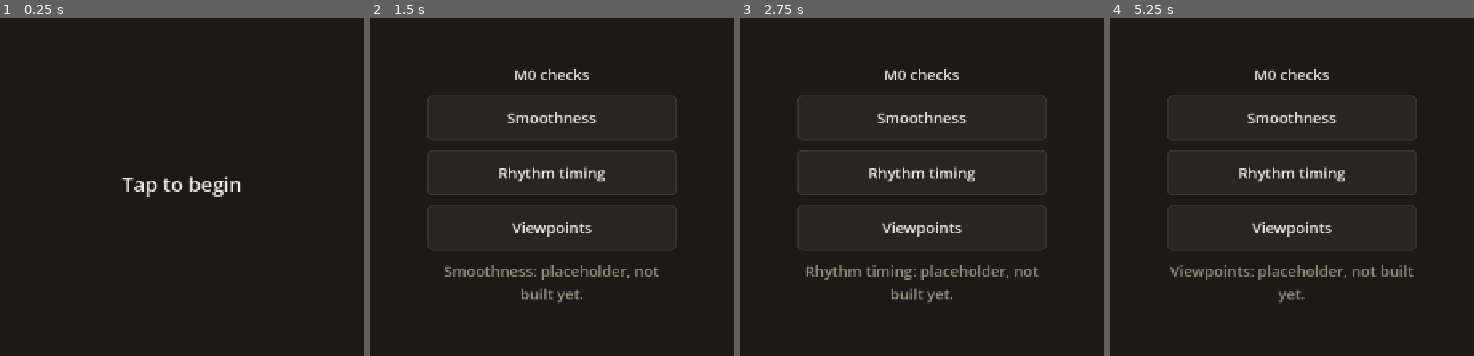
Above: before the commit, frames 1-4 (left to right).
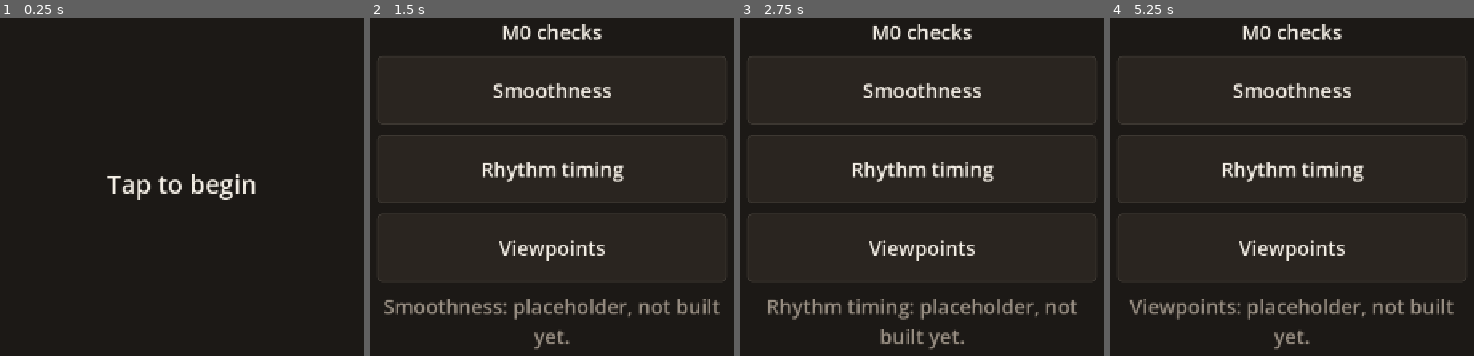
Above: after the commit, the same moments.

Repository: dsickles/Threshold
Game: Godot game, scene res://scenes/ui/m0_menu.tscn
Same seed, same stepped clock (60 frames per second), same inputs: the game is played once before the commit and once after it.
Inputs:
- Up to frame 1 (0.25 s): no input
- Up to frame 2 (1.5 s): click "Tap to begin" at 0.5 s; click "Smoothness" at 1.25 s
- Up to frame 3 (2.75 s): click "Rhythm timing" at 2 s
- Up to frame 4 (5.25 s): click "Viewpoints" at 2.75 s; click "Smoothness" at 3.5 s; click "Rhythm timing" at 4.25 s; click "Viewpoints" at 5 s

The runs differ from the first frame. In frame 1, 1.3% of the frame differs, in the area x 29-71%, y 46-54%; in frame 2, 8.4%; in frame 3, 8.7%, in the area x 2-98%, y 1-99%; in frame 4, 8.3%.

Commit message:
Enlarge M0 menu buttons to stay over 44px on a sideways iPhone; add local web preview config
Co-Authored-By: Claude Opus 5.5 <noreply@anthropic.com>

Diff:
--- a/game/scenes/ui/m0_menu.tscn
+++ b/game/scenes/ui/m0_menu.tscn
@@ -47,7 +47,7 @@
 corner_radius_bottom_left = 8
 
 [sub_resource type="Theme" id="Theme_m0"]
-default_font_size = 24
+default_font_size = 32
 Button/colors/font_color = Color(0.957, 0.937, 0.902, 1)
 Button/colors/font_hover_color = Color(0.957, 0.937, 0.902, 1)
 Button/colors/font_pressed_color = Color(0.957, 0.937, 0.902, 1)
@@ -88,23 +88,23 @@
 anchor_bottom = 1.0
 grow_horizontal = 2
 grow_vertical = 2
-theme_override_font_sizes/font_size = 32
+theme_override_font_sizes/font_size = 40
 text = "Tap to begin"
 flat = true
 
 [node name="Menu" type="VBoxContainer" parent="."]
 unique_name_in_owner = true
-custom_minimum_size = Vector2(400, 0)
+custom_minimum_size = Vector2(560, 0)
 layout_mode = 1
 anchors_preset = 8
 anchor_left = 0.5
 anchor_top = 0.5
 anchor_right = 0.5
 anchor_bottom = 0.5
-offset_left = -200.0
-offset_top = -180.0
-offset_right = 200.0
-offset_bottom = 180.0
+offset_left = -280.0
+offset_top = -260.0
+offset_right = 280.0
+offset_bottom = 260.0
 grow_horizontal = 2
 grow_vertical = 2
 theme_override_constants/separation = 16
@@ -116,19 +116,19 @@
 
 [node name="SmoothnessButton" type="Button" parent="Menu"]
 unique_name_in_owner = true
-custom_minimum_size = Vector2(0, 72)
+custom_minimum_size = Vector2(0, 110)
 layout_mode = 2
 text = "Smoothness"
 
 [node name="RhythmButton" type="Button" parent="Menu"]
 unique_name_in_owner = true
-custom_minimum_size = Vector2(0, 72)
+custom_minimum_size = Vector2(0, 110)
 layout_mode = 2
 text = "Rhythm timing"
 
 [node name="ViewpointsButton" type="Button" parent="Menu"]
 unique_name_in_owner = true
-custom_minimum_size = Vector2(0, 72)
+custom_minimum_size = Vector2(0, 110)
 layout_mode = 2
 text = "Viewpoints"
 
Not shown, added: .claude/launch.json
